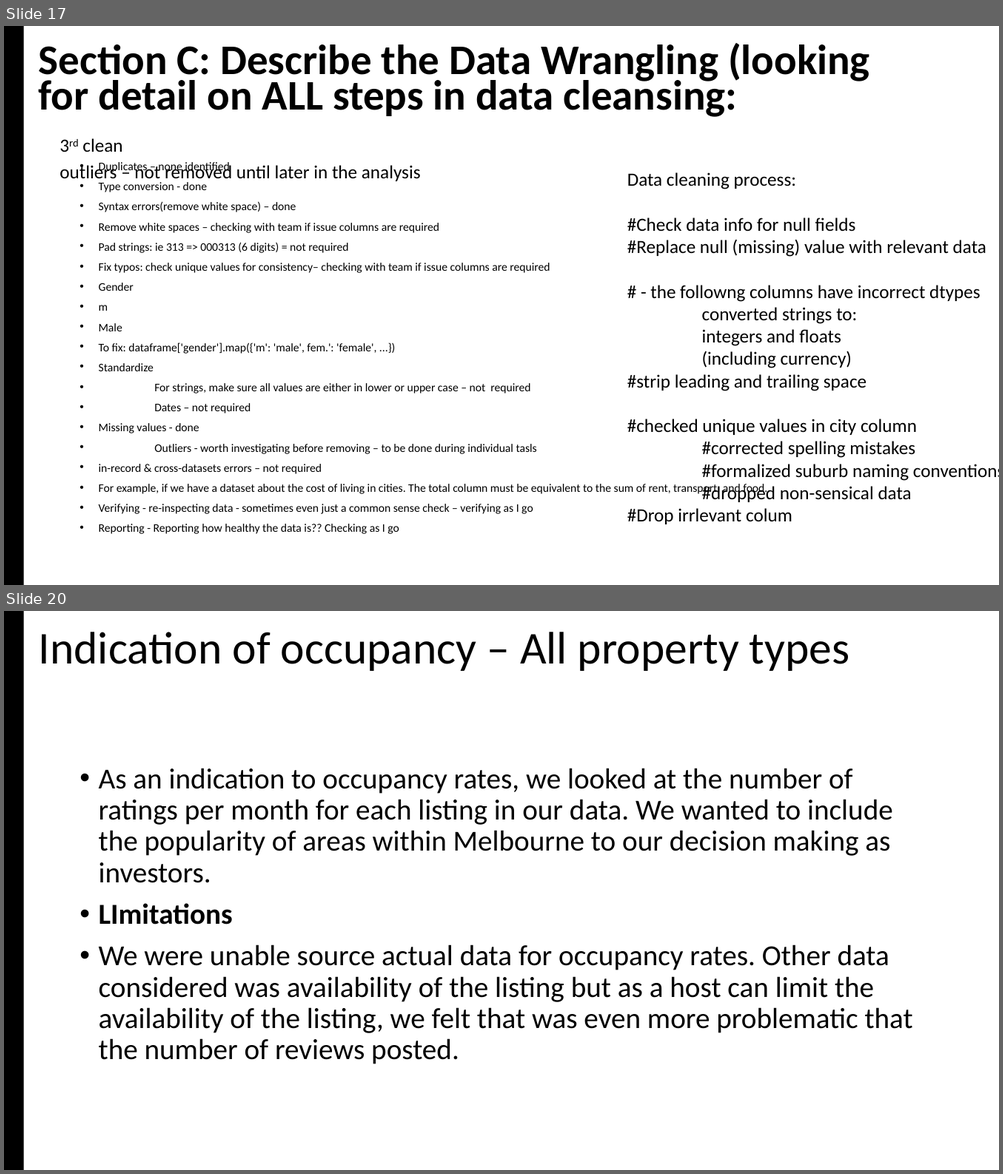
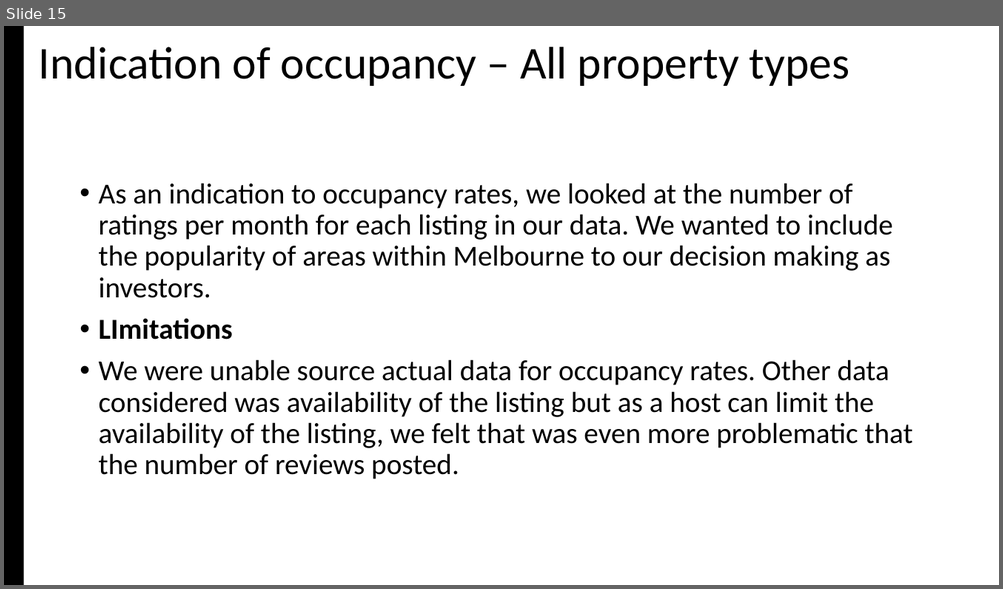
Before and after one commit to jMacProd/Project1, a slide deck: Presentation Slides/airbnbPresentation.pptx. Shown one above the other, each under a label of ours: slides 17 and 20 before the commit, slide 15 after it; the slides between them are not shown. The pictures are 1003x1174 and 1003x589 pixels, drawn with LibreOffice and Linux fonts; fonts in the diff are those of the drawing. Boxes give left, top, right and bottom in pixels: in the first picture for what was removed or moved away, otherwise in the second. Text is boxed around its words. In the diff, an @@ line names an element or a change of style, - is before the commit and + after.

```diff
--- a/Presentation Slides/airbnbPresentation.pptx
+++ b/Presentation Slides/airbnbPresentation.pptx
@@ slide 17 removed at [4, 26, 999, 585], background #FFFFFF @@
@@ rectangle removed at [4, 26, 23, 585] @@
@@ text removed at [39, 43, 870, 117] @@
-Section C: Describe the Data Wrangling (looking for detail on ALL steps in data cleansing:
@@ text removed at [60, 138, 421, 184] @@
-3rd clean
-outliers – not removed until later in the analysis
@@ text removed at [99, 162, 767, 534] @@
-• Duplicates – none identified
-• Type conversion - done
-• Syntax errors(remove white space) – done
-• Remove white spaces – checking with team if issue columns are required
-• Pad strings: ie 313 => 000313 (6 digits) = not required
-• Fix typos: check unique values for consistency– checking with team if issue columns are required
-• Gender
-• m
-• Male
-• To fix: dataframe['gender'].map({'m': 'male', fem.': 'female', ...})
-• Standardize
-• For strings, make sure all values are either in lower or upper case – not required
-• Dates – not required
-• Missing values - done
-• Outliers - worth investigating before removing – to be done during individual tasls
-• in-record & cross-datasets errors – not required
-• For example, if we have a dataset about the cost of living in cities. The total column must be equivalent to the sum of rent, transport, and food.
-• Verifying - re-inspecting data - sometimes even just a common sense check – verifying as I go
-• Reporting - Reporting how healthy the data is?? Checking as I go
@@ text removed at [627, 173, 999, 525] @@
-Data cleaning process:
-#Check data info for null fields
-#Replace null (missing) value with relevant data
-# - the followng columns have incorrect dtypes
-converted strings to:
-integers and floats
-(including currency)
-#strip leading and trailing space
-#checked unique values in city column
-#corrected spelling mistakes
-#formalized suburb naming conventions
-#dropped non-sensical data
-#Drop irrlevant colum
@@ what was slide 20 is now slide 15 @@
```
Also in this commit, not shown: 5 slides changed, 4 other slides removed, 4 other files.
